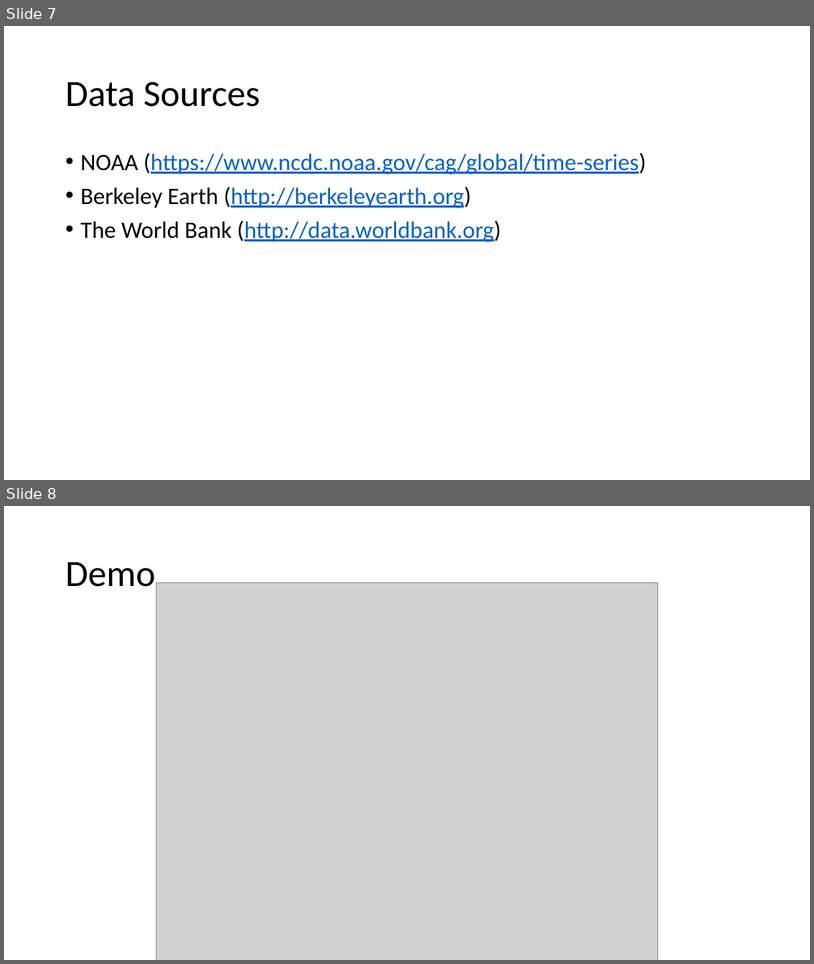
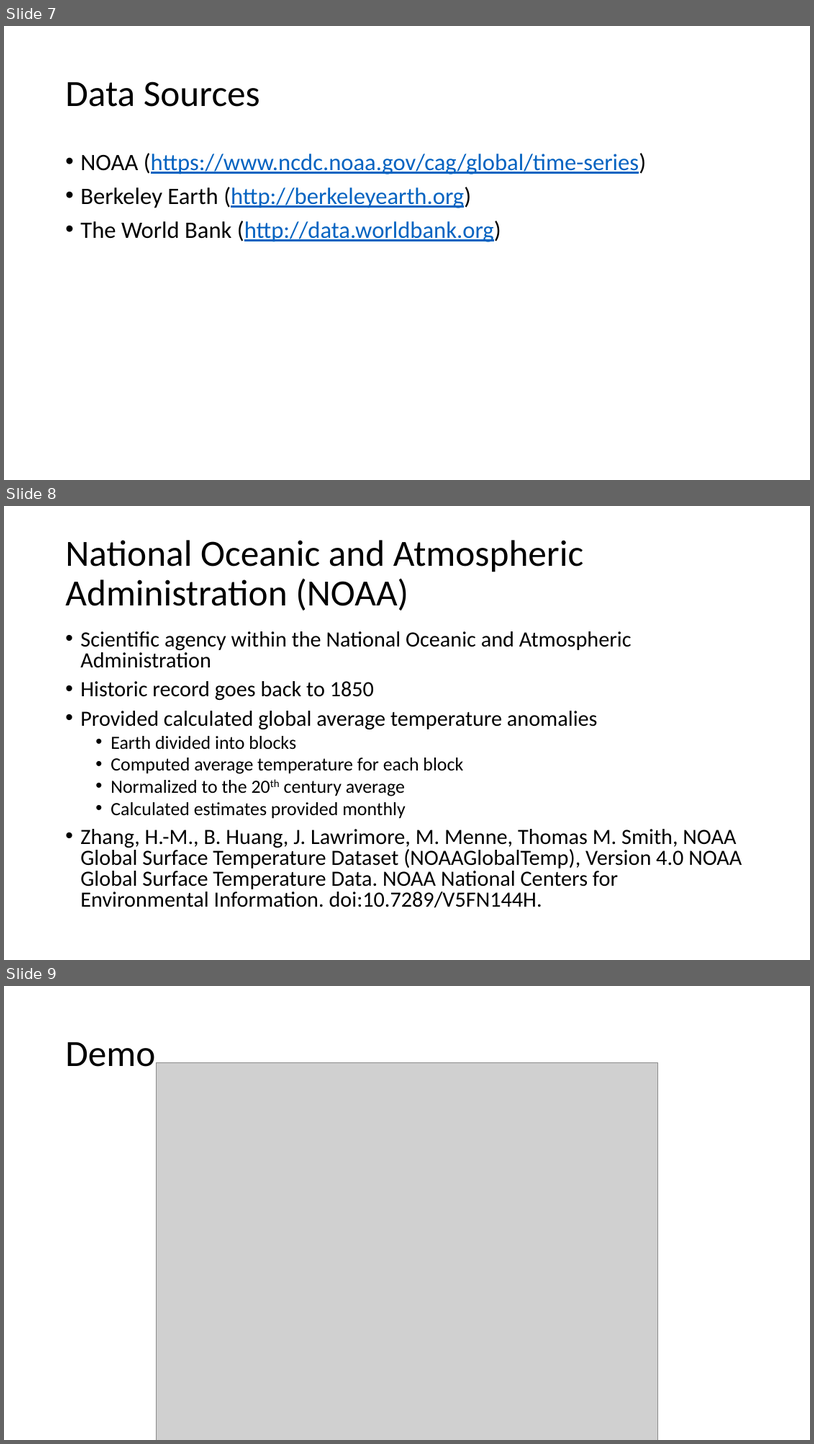
Before and after one commit to toddschultz/DegreesOfClimateChange, a slide deck: doc/DegreesOfClimateChangeSummary.pptx. Shown one above the other, each under a label of ours: slides 7 and 8 before the commit, slides 7, 8 and 9 after it. The pictures are 814x964 and 814x1444 pixels, drawn with LibreOffice and Linux fonts; fonts in the diff are those of the drawing; grey boxes stand for pictures. Boxes give left, top, right and bottom in pixels: in the first picture for what was removed or moved away, otherwise in the second. Text is boxed around its words. In the diff, an @@ line names an element or a change of style, - is before the commit and + after.

Commit message:
added noaa slide

```diff
--- a/doc/DegreesOfClimateChangeSummary.pptx
+++ b/doc/DegreesOfClimateChangeSummary.pptx
@@ slide 8 added at [4,506,810,960], background #FFFFFF @@
@@ title added at [65,540,584,610], 44 pt, text #000000 @@
+National Oceanic and Atmospheric Administration (NOAA)
@@ text added at [80,631,742,908], 25.9 pt, text #000000 @@
+• Scientific agency within the National Oceanic and Atmospheric Administration
+• Historic record goes back to 1850
+• Provided calculated global average temperature anomalies
+  • Earth divided into blocks
+  • Computed average temperature for each block
+  • Normalized to the 20th century average
+  • Calculated estimates provided monthly
+• Zhang, H.-M., B. Huang, J. Lawrimore, M. Menne, Thomas M. Smith, NOAA Global Surface Temperature Dataset (NOAAGlobalTemp), Version 4.0 NOAA Global Surface Temperature Data. NOAA National Centers for Environmental Information. doi:10.7289/V5FN144H.
@@ what was slide 8 is now slide 9 @@
```
Also in this commit, not shown: 1 slide changed.
